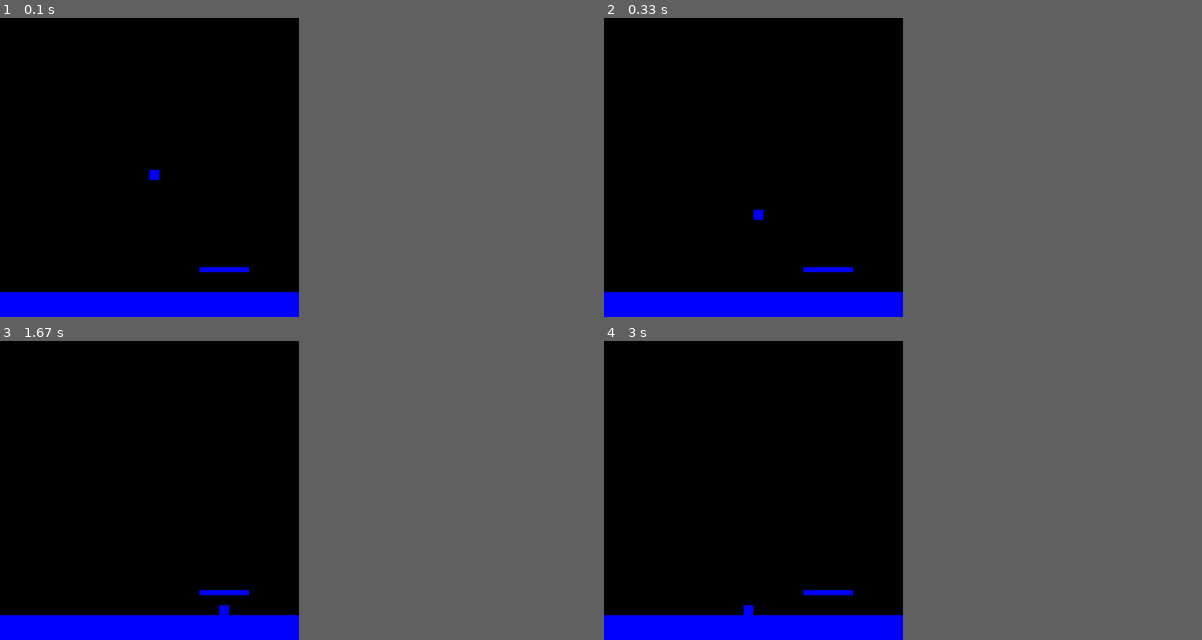
Above: before the commit, frames 1-4 (two rows, left to right).
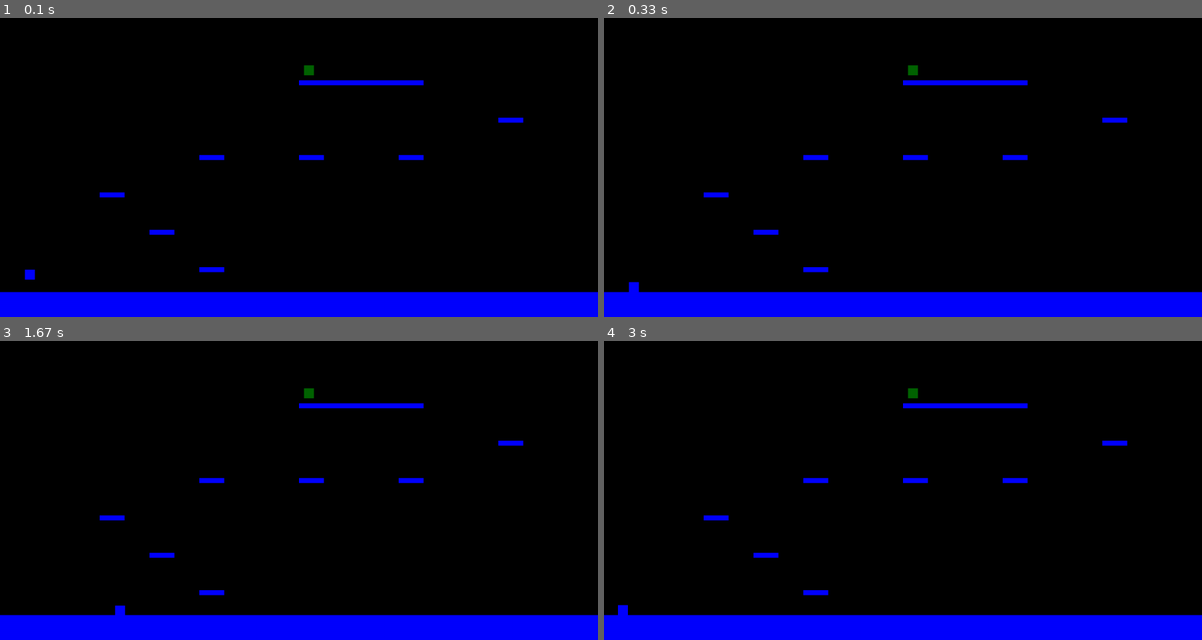
Above: after the commit, the same moments.

Repository: tbcrltn/school-projects
Game: pygame game, started from OOP Intro/pygame_demo.py
The game is run twice, just before and just after one commit, with the same random seed, the same clock (stepped at 60 frames per second) and the same inputs.
Inputs:
- Up to frame 1 (0.1 s): no input
- Up to frame 2 (0.33 s): no input
- Up to frame 3 (1.67 s): hold Right 0.33-0.8 s
- Up to frame 4 (3 s): hold Left 1.83-2.37 s
In our replay, the window is 450x450 before the commit and 900x450 after it. These sizes can differ from the game's own. Grey fills any space a smaller window leaves; there, only what the larger window draws over its background counts as a difference.

The runs differ from the first frame. In frame 1, 5.4% of the frame differs, in the area x 4-100%, y 15-100%; in frame 2, 5.4%; in frame 3, 5.4%; in frame 4, 5.4%.

Commit message:
classwork

Diff:
--- a/OOP Intro/pygame_demo.py
+++ b/OOP Intro/pygame_demo.py
@@ -1,22 +1,25 @@
 import pygame
 
 
-screen = pygame.display.set_mode((600, 600))
-x = 300
-y = 300
-speed = 5
+screen = pygame.display.set_mode((1200, 600))
+x = 50
+y = 500
+speed = 6
 y_vel = 0
+x_vel = 0
 jump_timer = 100
+level = 1
 
 
 
-def check_movement(x, y, y_vel, player, ground, jump_timer, speed):
+def game_logic(x, y, y_vel, player, ground, jump_timer, speed, x_vel, flag, level):
+    #check movement
     keys = pygame.key.get_pressed()
 
     if keys[pygame.K_RIGHT]:
-        x += speed
+        x_vel = speed
     if keys[pygame.K_LEFT]:
-        x -= speed
+        x_vel = -speed
 
     if keys[pygame.K_UP] and jump_timer > 50:
         for platform in ground:
@@ -24,9 +27,17 @@
                 y_vel = -10
                 jump_timer = 0
 
+    #velocity handling
     y_vel += 0.5
     y += y_vel
+    if x_vel < 0:
+        x_vel += 0.5
+    elif x_vel > 0:
+        x_vel -= 0.5
 
+    x += x_vel
+
+    #check for collision with ground
     for platform in ground:
 
         if player.colliderect(platform):
@@ -36,22 +47,65 @@
                 y_vel = 0
                 jump_timer = 100
 
-    return x, y, y_vel, jump_timer
+    #check if player reached goal
+
+    if player.colliderect(flag):
+        level += 1
+        x, y, y_vel, x_vel, jump_timer = reset()
+
+    return x, y, y_vel, jump_timer, x_vel, level
+
+def reset():
+    x = 50
+    y = 500
+    y_vel = 0
+    x_vel = 0
+    jump_timer = 100
+    return x, y, y_vel, x_vel, jump_timer
+
 
 
 
 
 running = True
 while running:
+    #check for screen close
     for event in pygame.event.get():
         if event.type == pygame.QUIT:
             running = False
 
+    #change screen color to black
     screen.fill((0, 0, 0))
+
+    #draw player
     player = pygame.draw.rect(screen, (0, 0, 255), (x, y, 20, 20))
-    ground = [pygame.draw.rect(screen, (0, 0, 255), (0, 550, 600, 600)),
-              pygame.draw.rect(screen, (0, 0, 255), (400, 500, 100, 10))]
-    x, y, y_vel, jump_timer = check_movement(x, y, y_vel, player, ground, jump_timer, speed)
 
+    #draw levels
+    if level == 1:
+        ground = [pygame.draw.rect(screen, (0, 0, 255), (0, 550, 1200, 100)),
+                pygame.draw.rect(screen, (0, 0, 255), (400, 500, 50, 10)),
+                pygame.draw.rect(screen, (0, 0, 255), (300, 425, 50, 10)),
+                pygame.draw.rect(screen, (0, 0, 255), (200, 350, 50, 10)),
+                pygame.draw.rect(screen, (0, 0, 255), (400, 275, 50, 10)),
+                pygame.draw.rect(screen, (0, 0, 255), (600, 275, 50, 10)),
+                pygame.draw.rect(screen, (0, 0, 255), (800, 275, 50, 10)),
+                pygame.draw.rect(screen, (0, 0, 255), (1000, 200, 50, 10)),
+                pygame.draw.rect(screen, (0, 0, 255), (600, 125, 250, 10))]
+        flag = pygame.draw.rect(screen, (0, 100, 0), (610, 95, 20, 20))
+
+    elif level == 2:
+        ground = [pygame.draw.rect(screen, (0, 0, 255), (0, 550, 1200, 100)),
+                  pygame.draw.rect(screen, (0, 0, 255), (100, 500, 50, 10)),
+                  pygame.draw.rect(screen, (0, 0, 255), (150, 450, 40, 10)),
+                  pygame.draw.rect(screen, (0, 0, 255), (200, 400, 30, 10)),
+                  pygame.draw.rect(screen, (0, 0, 255), (250, 350, 20, 10)),
+                  pygame.draw.rect(screen, (0, 0, 255), (300, 300, 10, 10))]
+        flag = pygame.draw.rect(screen, (0, 100, 0), (470, 300, 20, 20))
+
+    #call game logic
+    x, y, y_vel, jump_timer, x_vel, level = game_logic(x, y, y_vel, player, ground, jump_timer, speed, x_vel, flag, level)
+
+
+    #handle frame rate
     pygame.Clock().tick(60)
     pygame.display.update()
